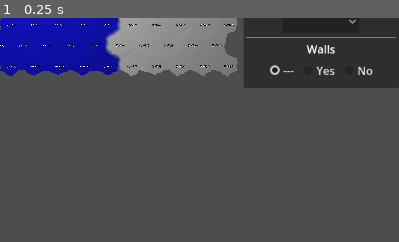
Above: before the commit, frame 1.
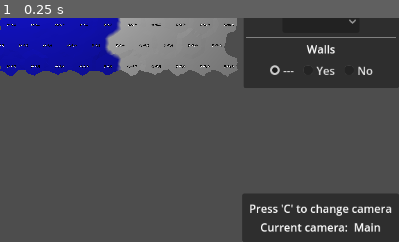
Above: after the commit, the same moment.

Repository: davepruitt/hex_map_godot
Game: Godot game, scene res://scenes/main.tscn
The game is run twice, just before and just after one commit, with the same random seed, the same clock (stepped at 60 frames per second) and the same inputs.
Inputs:
- Up to frame 1 (0.25 s): no input
The pictures show only the part of the screen within x 50-100%, y 50-100%; the shares and areas given below are measured in that part.

The runs differ from the first frame. In frame 1, 8.0% of the frame differs, in the area x 60-100%, y 78-100%.

Commit message:
#4 Implemented an alternate debug camera. The user can alternate cameras by pressing the "C" key. Also added a UI element that indicates to the user which camera is currently active. Thanks to user timjonaswechler for providing alternative camera code.

Diff:
--- a/hex_project_godot/scenes/main.tscn
+++ b/hex_project_godot/scenes/main.tscn
@@ -1,7 +1,8 @@
-[gd_scene load_steps=8 format=3 uid="uid://b0jwbdlrgt1g2"]
+[gd_scene load_steps=9 format=3 uid="uid://b0jwbdlrgt1g2"]
 
 [ext_resource type="Script" path="res://scripts/main.gd" id="1_sv3ps"]
 [ext_resource type="Script" path="res://scripts/hex_map_camera.gd" id="2_roenc"]
+[ext_resource type="Script" path="res://scripts/debug_camera.gd" id="3_8bvhd"]
 [ext_resource type="PackedScene" uid="uid://bumgasrkg2l7p" path="res://scenes/hex_grid.tscn" id="3_t3wo0"]
 
 [sub_resource type="ButtonGroup" id="ButtonGroup_jp0eq"]
@@ -31,6 +32,9 @@
 transform = Transform3D(1, 0, 0, 0, 1, 0, 0, 0, 1, 0, 0, 20)
 
 [node name="MainCamera" type="Camera3D" parent="HexMapCamera/Swivel/Stick"]
+
+[node name="DebugCamera" type="Camera3D" parent="."]
+script = ExtResource("3_8bvhd")
 
 [node name="OmniLight3D" type="OmniLight3D" parent="."]
 transform = Transform3D(1, 0, 0, 0, 1, 0, 0, 0, 1, 0, 10, 0)
@@ -467,6 +471,46 @@
 focus_mode = 0
 button_group = SubResource("ButtonGroup_n8ipb")
 text = "No"
+
+[node name="PanelContainer3" type="PanelContainer" parent="CanvasLayer"]
+anchors_preset = 3
+anchor_left = 1.0
+anchor_top = 1.0
+anchor_right = 1.0
+anchor_bottom = 1.0
+offset_left = -40.0
+offset_top = -40.0
+grow_horizontal = 0
+grow_vertical = 0
+size_flags_horizontal = 8
+size_flags_vertical = 8
+
+[node name="MarginContainer" type="MarginContainer" parent="CanvasLayer/PanelContainer3"]
+layout_mode = 2
+theme_override_constants/margin_left = 10
+theme_override_constants/margin_top = 10
+theme_override_constants/margin_right = 10
+theme_override_constants/margin_bottom = 10
+
+[node name="VBoxContainer" type="VBoxContainer" parent="CanvasLayer/PanelContainer3/MarginContainer"]
+layout_mode = 2
+
+[node name="Label" type="Label" parent="CanvasLayer/PanelContainer3/MarginContainer/VBoxContainer"]
+layout_mode = 2
+size_flags_horizontal = 4
+text = "Press 'C' to change camera"
+
+[node name="HBoxContainer" type="HBoxContainer" parent="CanvasLayer/PanelContainer3/MarginContainer/VBoxContainer"]
+layout_mode = 2
+size_flags_horizontal = 4
+
+[node name="Label" type="Label" parent="CanvasLayer/PanelContainer3/MarginContainer/VBoxContainer/HBoxContainer"]
+layout_mode = 2
+text = "Current camera: "
+
+[node name="CurrentCameraValueLabel" type="Label" parent="CanvasLayer/PanelContainer3/MarginContainer/VBoxContainer/HBoxContainer"]
+layout_mode = 2
+text = "NA"
 
 [connection signal="pressed" from="CanvasLayer/PanelContainer/VBoxContainer/GridContainer/CheckBox_NoColor" to="." method="_on_check_box_no_color_pressed"]
 [connection signal="pressed" from="CanvasLayer/PanelContainer/VBoxContainer/GridContainer/CheckBox_ColorYellow" to="." method="_on_check_box_color_yellow_pressed"]
--- /dev/null
+++ b/hex_project_godot/scripts/debug_camera.gd
@@ -0,0 +1,65 @@
+class_name DebugCamera
+extends Camera3D
+
+#This camera code has largely been borrowed from Github user timjonaswechler. Thanks!
+
+#region Exported variables
+
+@export_range(0, 10, 0.01) var sensitivity : float = 3
+@export_range(0, 1000, 0.1) var default_velocity : float = 5
+@export_range(0, 10, 0.01) var speed_scale : float = 1.17
+@export_range(1, 100, 0.1) var boost_speed_multiplier : float = 3.0
+@export var max_speed : float = 1000
+@export var min_speed : float = 0.2
+
+#endregion
+
+#region Private data members
+
+@onready var _velocity = default_velocity
+
+#endregion
+
+#region Overrides
+
+# Called when the node enters the scene tree for the first time.
+func _ready() -> void:
+	pass
+
+# Called every frame. 'delta' is the elapsed time since the previous frame.
+func _process(delta: float) -> void:
+
+	if (current):
+		#Get the direction of movement based on user interaction
+		var direction = Vector3(
+			float(Input.is_physical_key_pressed(KEY_D)) - float(Input.is_physical_key_pressed(KEY_A)),
+			float(Input.is_physical_key_pressed(KEY_E)) - float(Input.is_physical_key_pressed(KEY_Q)),
+			float(Input.is_physical_key_pressed(KEY_S)) - float(Input.is_physical_key_pressed(KEY_W))
+		).normalized()
+
+		#Apply a boost if the user is pressing shift
+		if Input.is_physical_key_pressed(KEY_SHIFT):
+			translate(direction * _velocity * delta * boost_speed_multiplier)
+		else:
+			translate(direction * _velocity * delta)
+
+	return
+
+func _input(event: InputEvent) -> void:
+	if (current):
+		if Input.get_mouse_mode() == Input.MOUSE_MODE_CAPTURED:
+			if event is InputEventMouseMotion:
+				rotation.y -= event.relative.x / 1000 * sensitivity
+				rotation.x -= event.relative.y / 1000 * sensitivity
+				rotation.x = clamp(rotation.x, PI/-2, PI/2)
+
+		if event is InputEventMouseButton:
+			match event.button_index:
+				MOUSE_BUTTON_RIGHT:
+					Input.set_mouse_mode(Input.MOUSE_MODE_CAPTURED if event.pressed else Input.MOUSE_MODE_VISIBLE)
+				MOUSE_BUTTON_WHEEL_UP: # increase fly velocity
+					_velocity = clamp(_velocity * speed_scale, min_speed, max_speed)
+				MOUSE_BUTTON_WHEEL_DOWN: # decrease fly velocity
+					_velocity = clamp(_velocity / speed_scale, min_speed, max_speed)
+
+#endregion
--- a/hex_project_godot/scripts/hex_map_camera.gd
+++ b/hex_project_godot/scripts/hex_map_camera.gd
@@ -31,27 +31,35 @@
 
 # Called when the node enters the scene tree for the first time.
 func _ready() -> void:
-	_main_camera.make_current()
+	pass
 
 
 # Called every frame. 'delta' is the elapsed time since the previous frame.
 func _process(delta: float) -> void:
-	var left_right_movement = Input.get_axis("ui_left", "ui_right")
-	var forward_back_movement = Input.get_axis("ui_up", "ui_down")
+	#Check to see if the main camera is the current camera
+	if (_main_camera.current):
+		#If so, then we will respond to user interactions on this camera
 
-	if (left_right_movement != 0.0 || forward_back_movement != 0.0):
-		_adjust_position(left_right_movement, forward_back_movement, delta)
+		var left_right_movement = Input.get_axis("ui_left", "ui_right")
+		var forward_back_movement = Input.get_axis("ui_up", "ui_down")
 
-	var rotate_left_right_movement = Input.get_axis("ui_rotate_right", "ui_rotate_left")
-	if (rotate_left_right_movement != 0.0):
-		_adjust_rotation(rotate_left_right_movement, delta)
+		if (left_right_movement != 0.0 || forward_back_movement != 0.0):
+			_adjust_position(left_right_movement, forward_back_movement, delta)
+
+		var rotate_left_right_movement = Input.get_axis("ui_rotate_right", "ui_rotate_left")
+		if (rotate_left_right_movement != 0.0):
+			_adjust_rotation(rotate_left_right_movement, delta)
 
 func _input(event: InputEvent) -> void:
-	if event is InputEventKey and event.pressed:
-		if event.keycode == KEY_Z:
-			_adjust_zoom(-0.1)
-		elif event.keycode == KEY_X:
-			_adjust_zoom(0.1)
+	#Check to see if the main camera is the current camera
+	if (_main_camera.current):
+		#If so, then we will respond to user interactions on this camera
+
+		if event is InputEventKey and event.pressed:
+			if event.keycode == KEY_Z:
+				_adjust_zoom(-0.1)
+			elif event.keycode == KEY_X:
+				_adjust_zoom(0.1)
 
 #endregion
 
--- a/hex_project_godot/scripts/main.gd
+++ b/hex_project_godot/scripts/main.gd
@@ -43,7 +43,6 @@
 #region OnReady public data members
 
 @onready var hex_grid := $HexGrid
-@onready var scene_camera := $HexMapCamera/Swivel/Stick/MainCamera
 
 @onready var elevation_label := $CanvasLayer/PanelContainer/VBoxContainer/HBoxContainer/ElevationValueLabel
 @onready var check_button_enable_elevation := $CanvasLayer/PanelContainer/VBoxContainer/CheckButton_EnableElevation
@@ -84,6 +83,13 @@
 @onready var check_button_special_feature := $CanvasLayer/PanelContainer2/MarginContainer/VBoxContainer/CheckButton_SpecialFeature
 @onready var drop_down_special_feature := $CanvasLayer/PanelContainer2/MarginContainer/VBoxContainer/OptionButton_SpecialFeature
 
+@onready var cameras: Array[Camera3D] = [
+	$HexMapCamera/Swivel/Stick/MainCamera,
+	$DebugCamera
+]
+
+@onready var current_camera_value_label := $CanvasLayer/PanelContainer3/MarginContainer/VBoxContainer/HBoxContainer/CurrentCameraValueLabel
+
 #endregion
 
 #region Private data members
@@ -92,6 +98,8 @@
 var _drag_direction: HexDirectionsClass.HexDirections = HexDirectionsClass.HexDirections.NE
 var _mouse_down_cell: HexCell = null
 var _mouse_up_cell: HexCell = null
+
+var _selected_camera: int = 0
 
 #endregion
 
@@ -103,28 +111,57 @@
 	#This allows for deterministic repeated-runs of the application.
 	seed(1)
 
+	#This allows us to cycle through some debug views of our meshes
 	RenderingServer.set_debug_generate_wireframes(true)
 
+	#Initialize the user interface
 	_initialize_ui()
+
+	#Set the default camera
+	cameras[_selected_camera].make_current()
 
 # Called every frame. 'delta' is the elapsed time since the previous frame.
 func _process(delta: float) -> void:
-	var left_right_movement = Input.get_axis("ui_left", "ui_right")
-	var up_down_movement = Input.get_axis("ui_up", "ui_down")
+	pass
 
 
 func _input(event: InputEvent) -> void:
+	#Check for user input...
 	if event is InputEventKey and event.pressed:
+		#If the "P" key was pressed, let's cycle through debug views
 		if event.keycode == KEY_P:
 			var vp = get_viewport()
 			vp.debug_draw = (vp.debug_draw + 1) % 5
 
+		#If the "C" key was pressed, let's alternate the camera being used
+		if event.keycode == KEY_C:
+			#Increment the index of the selected camera
+			_selected_camera += 1
+			if (_selected_camera >= len(cameras)):
+				#Set the index to 0 if we have exceeded the length of the list
+				_selected_camera = 0
+
+			#Set the current camera to the newly selected camera
+			cameras[_selected_camera].make_current()
+
+			#Update the UI to reflect which camera is selected
+			if (_selected_camera == 0):
+				current_camera_value_label.text = "Main"
+			elif (_selected_camera == 1):
+				current_camera_value_label.text = "Debug"
+			else:
+				current_camera_value_label.text = "NA"
+
+	#If a mouse button was pressed...
 	elif event is InputEventMouseButton:
+		#If the left mouse button was pressed...
 		if event.button_index == MOUSE_BUTTON_LEFT:
+			#Shoot a ray through a cell in the hex grid to see what cell was touched by the user
 			var RAY_LENGTH = 1000
 			var space_state = get_world_3d().direct_space_state
 			var mousepos = get_viewport().get_mouse_position()
 
+			var scene_camera: Camera3D = cameras[_selected_camera]
 			var origin = scene_camera.project_ray_origin(mousepos)
 			var end = origin + scene_camera.project_ray_normal(mousepos) * RAY_LENGTH
 			var query = PhysicsRayQueryParameters3D.create(origin, end)
@@ -287,6 +324,13 @@
 #region Private methods
 
 func _initialize_ui () -> void:
+	if (_selected_camera == 0):
+		current_camera_value_label.text = "Main"
+	elif (_selected_camera == 1):
+		current_camera_value_label.text = "Debug"
+	else:
+		current_camera_value_label.text = "NA"
+
 	check_button_show_labels.set_pressed_no_signal(active_show_labels)
 	check_button_enable_elevation.set_pressed_no_signal(paint_terrain_elevation_enabled)
 	check_button_water_level.set_pressed_no_signal(apply_water_level)
